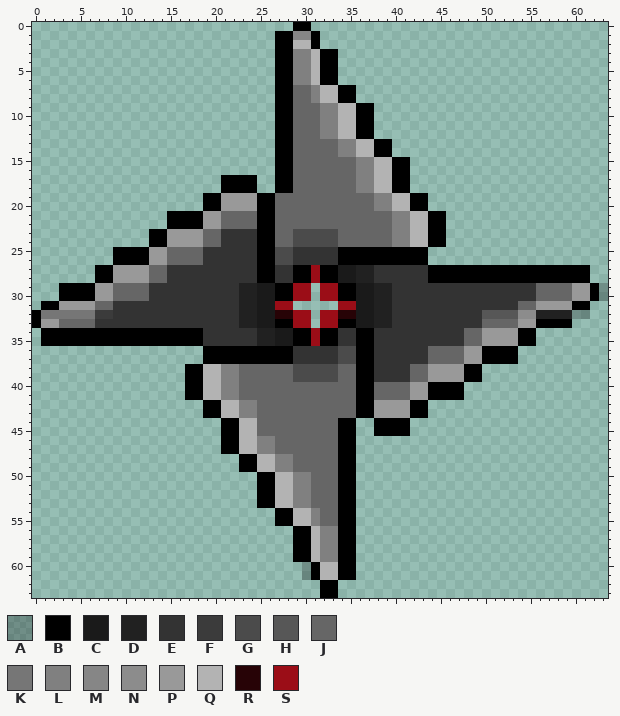
Two states of a pixel-art sprite, EngineForGameProject/assets/Image/UI/shuriken.png. The picture above was drawn from the file before the commit.
The file is 64x64 pixels. Colours within 5 levels of each other are drawn and written as one.
Palette (. is transparent): A #00000040  B #000000  C #1a1a1a  D #212121  E #333333  F #3b3b3b  G #4b4b4b  H #575757  J #666666  K #767676  L #808080  M #868686  N #8c8c8c  P #999999  Q #b3b3b3  R #270306  S #9b0d17
New version:
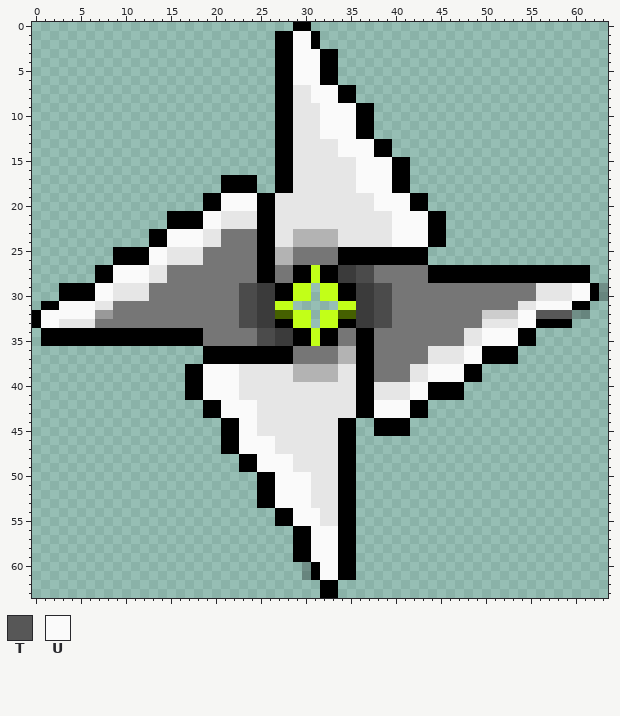
Colours new in this view: T #575757  U #fafafa
The exact change:
Colour H changes from #575757 to #cdcdcd.
Colour J changes from #666666 to #e6e6e6.
Colour R changes from #270306 to #456000.
Colour S changes from #9b0d17 to #c2ff18.
Colour C gives way to colour F in rows 27 to 28 at x 34 to 35; in rows 29 to 33 at x 25 to 26 and 36 to 37; in rows 34 to 35 at x 27 to 28.
Colour D gives way to colour G in rows 27 to 28 at x 36 to 37; in rows 29 to 33 at x 23 to 24 and 38 to 39; in rows 34 to 35 at x 25 to 26.
Colour E gives way to colour K in rows 23 to 24 at x 21 to 24; in rows 25 to 26 at x 19 to 24 and 29 to 33; in rows 27 to 28 at x 15 to 24, 27 to 28 and 38 to 43; in rows 29 to 30 at x 13 to 22 and 40 to 55; in row 31 at x 9 to 22 and 40 to 53; in row 32 at x 9 to 22 and 40 to 49.
Colour E gives way to colour K in row 33 at x 7 to 22 and 40 to 49; in rows 34 to 35 at x 19 to 24, 34 to 35 and 38 to 47; in rows 36 to 37 at x 29 to 33 and 38 to 43; in rows 38 to 39 at x 38 to 41.
Colour F gives way to colour P in row 32 at x 7 to 8.
Colour G gives way to colour Q in rows 23 to 24 at x 29 to 33; in rows 25 to 26 at x 27 to 28; in rows 36 to 37 at x 34 to 35; in rows 38 to 39 at x 29 to 33.
Colour D gives way to colour T in row 32 at x 56 to 59.
Colour K gives way to colour U in row 32 at x 1 to 6.
Colour L gives way to colour U in rows 3 to 6 at x 29 to 30; in rows 7 to 8 at x 31; in rows 9 to 12 at x 32 to 33; in rows 13 to 14 at x 34 to 35; in rows 15 to 18 at x 36 to 37; in rows 19 to 20 at x 38 to 39.
Colour L gives way to colour U in rows 21 to 24 at x 40 to 41; in rows 38 to 41 at x 21 to 22; in rows 42 to 43 at x 23 to 24; in rows 46 to 47 at x 25 to 26; in rows 48 to 49 at x 27 to 28; in rows 50 to 53 at x 29 to 30.
Colour L gives way to colour U in rows 54 to 55 at x 31; in rows 56 to 59 at x 32 to 33.
Colour M gives way to colour U in row 1 at x 29 to 30.
Colour N gives way to colour U in row 32 at x 54 to 55.
Colour P gives way to colour U in rows 19 to 20 at x 21 to 24; in rows 21 to 22 at x 19 to 20; in rows 23 to 24 at x 15 to 18; in rows 25 to 26 at x 13 to 14; in rows 27 to 28 at x 9 to 12; in rows 29 to 30 at x 7 to 8 and 60 to 61.
Colour P gives way to colour U in row 31 at x 3 to 6 and 56 to 59; in row 33 at x 1 to 2 and 54 to 55; in rows 34 to 35 at x 50 to 53; in rows 36 to 37 at x 48 to 49; in rows 38 to 39 at x 44 to 47; in rows 40 to 41 at x 42 to 43.
Colour P gives way to colour U in rows 42 to 43 at x 38 to 41.
Colour Q gives way to colour U in row 2 at x 29 to 30; in rows 3 to 6 at x 31; in rows 7 to 8 at x 32 to 33; in rows 9 to 12 at x 34 to 35; in rows 13 to 14 at x 36 to 37; in rows 15 to 18 at x 38 to 39.
Colour Q gives way to colour U in rows 19 to 20 at x 40 to 41; in rows 21 to 24 at x 42 to 43; in rows 38 to 41 at x 19 to 20; in rows 42 to 43 at x 21 to 22; in rows 44 to 47 at x 23 to 24; in rows 48 to 49 at x 25 to 26.
Colour Q gives way to colour U in rows 50 to 53 at x 27 to 28; in rows 54 to 55 at x 29 to 30; in rows 56 to 59 at x 31; in rows 60 to 61 at x 32 to 33.
Boxes around the changes in both pictures, in picture pixels (x1, y1, x2, y2):
changed: (41, 31, 590, 580)
